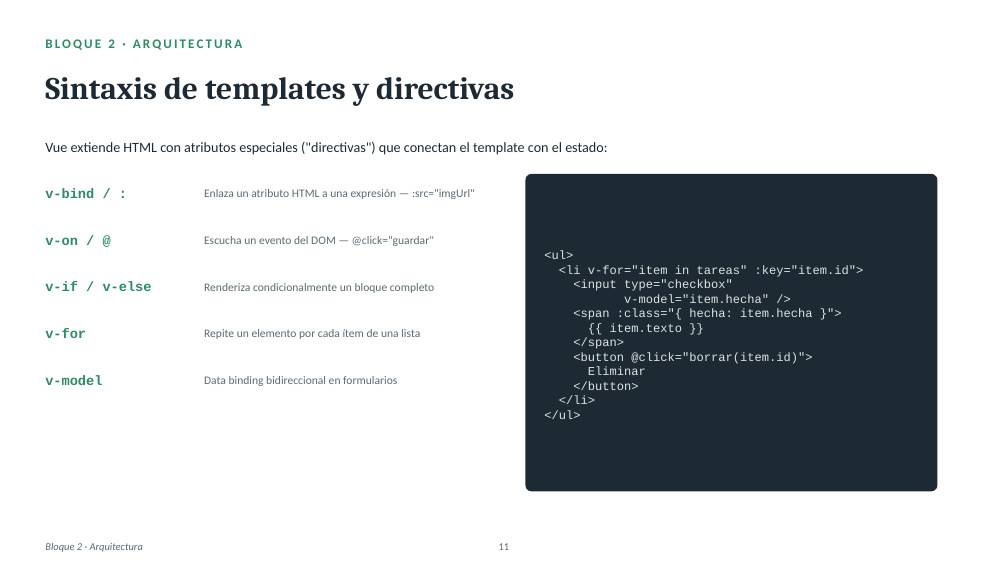
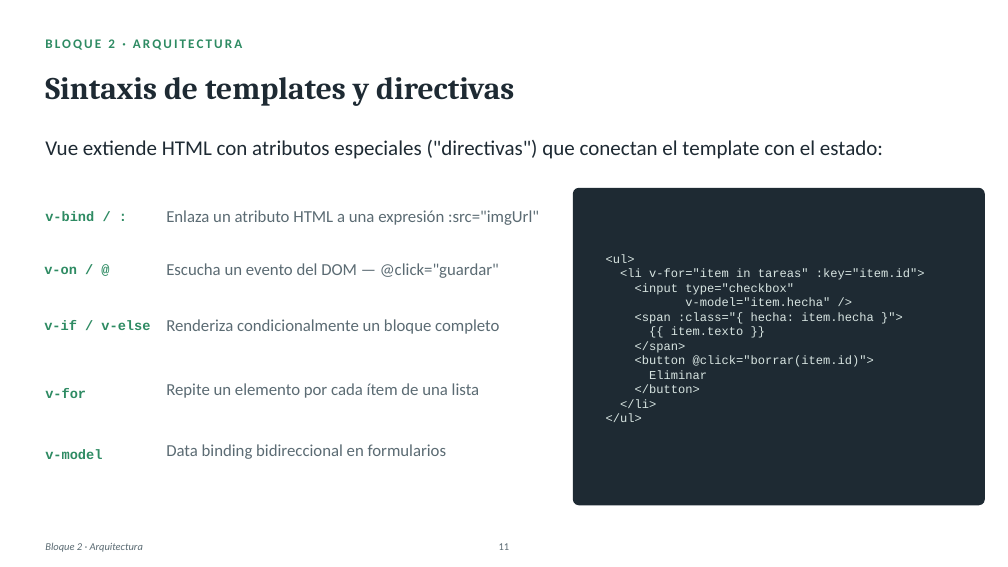
Before and after one commit to Agro-Ros-DSS-UTN/PoC, a slide deck: slide 12 of Vue_vs_React_PoC (2).pptx. Drawn at 1008x567 pixels with LibreOffice and Linux fonts; fonts in the diff are those of the drawing. Boxes give left, top, right and bottom in pixels: in the first picture for what was removed or moved away, otherwise in the second. Text is boxed around its words. In the diff, an @@ line names an element or a change of style, - is before the commit and + after.

```diff
--- a/Vue_vs_React_PoC (2).pptx
+++ b/Vue_vs_React_PoC (2).pptx
@@ text "Vue extiende HTML con atributos ..." at [45,140,883,159]: size 13.5 to 20 pt @@
@@ text "v-bind / :": place and size @@
-text "v-bind / :" at [45,188,94,198]
+text "v-bind / :" at [45,211,94,221]
@@ rounded rectangle: place and size @@
-rounded rectangle at [526,174,938,492]
+rounded rectangle at [573,188,985,505]
@@ text "<ul>": place and size @@
-text "<ul>" at [544,251,864,419]
+text "<ul>" at [606,254,925,422]
@@ text at [166,210,539,225]: text changed; size 11 to 16 pt @@
-Enlaza un atributo HTML a una expresión — :src="imgUrl"
+Enlaza un atributo HTML a una expresión :src="imgUrl"
@@ text "v-on / @": place and size @@
-text "v-on / @" at [45,237,78,245]
+text "v-on / @" at [44,266,77,274]
@@ text "Escucha un evento del DOM ...": place and size @@
-text "Escucha un evento del DOM ..." at [204,236,434,246]
+text "Escucha un evento del DOM ..." at [166,263,499,278]
@@ text "v-if / v-else": place and size @@
-text "v-if / v-else" at [45,282,152,291]
+text "v-if / v-else" at [44,320,150,330]
@@ text "Renderiza condicionalmente un bloque completo": place and size @@
-text "Renderiza condicionalmente un bloque completo" at [204,283,434,293]
+text "Renderiza condicionalmente un bloque completo" at [166,319,499,334]
@@ text "v-for": place and size @@
-text "v-for" at [45,328,86,338]
+text "v-for" at [45,388,86,398]
@@ text "Repite un elemento por cada ...": place and size @@
-text "Repite un elemento por cada ..." at [204,329,420,339]
+text "Repite un elemento por cada ..." at [166,383,479,398]
@@ text "v-model": place and size @@
-text "v-model" at [45,375,102,385]
+text "v-model" at [45,449,102,459]
@@ size 11 to 16 pt in 4 elements at [166,319,499,334], [166,263,499,278], [166,383,479,398], [166,444,446,459] @@
@@ text "Data binding bidireccional en formularios": place and size @@
-text "Data binding bidireccional en formularios" at [204,376,397,386]
+text "Data binding bidireccional en formularios" at [166,444,446,459]
```
Also in this commit, not shown: 34 other slides changed.
